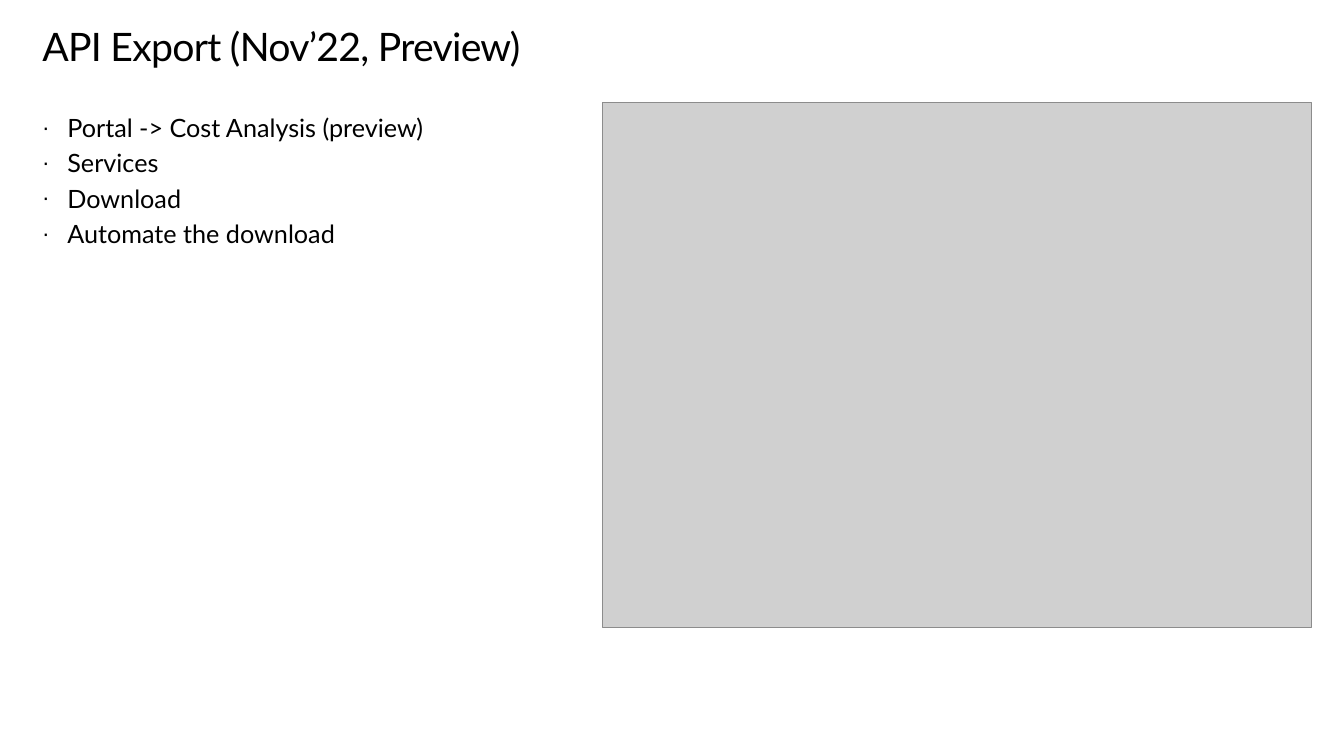
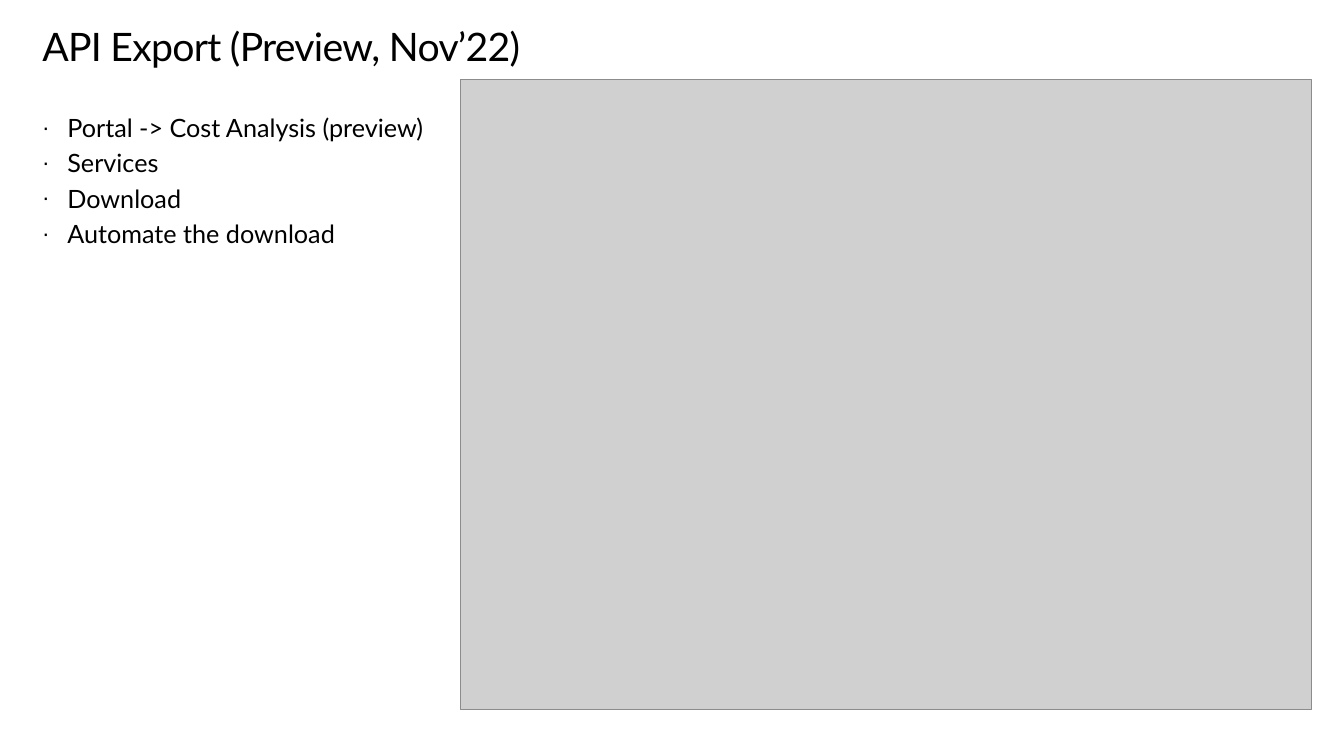
Before and after one commit to peterperov/MSFTCSA, a slide deck: slide 9 of 126-AzureCost/Azure Cost PBI BootCamp.pptx. Drawn at 1344x756 pixels with LibreOffice and Linux fonts; fonts in the diff are those of the drawing; grey boxes stand for pictures; background and template pictures are left out. Boxes give left, top, right and bottom in pixels: in the first picture for what was removed or moved away, otherwise in the second. Text is boxed around its words. In the diff, an @@ line names an element or a change of style, - is before the commit and + after.

```diff
--- a/126-AzureCost/Azure Cost PBI BootCamp.pptx
+++ b/126-AzureCost/Azure Cost PBI BootCamp.pptx
@@ text at <box>42,30,520,68</box>: text changed @@
-API Export (Nov’22, Preview)
+API Export (Preview, Nov’22)
@@ picture: place and size @@
-picture at <box>603,103,1312,628</box>
+picture at <box>461,80,1312,710</box>
```
Also in this commit, not shown: 4 other slides changed, 5 slides added, 2 slides removed, 1 other file.
